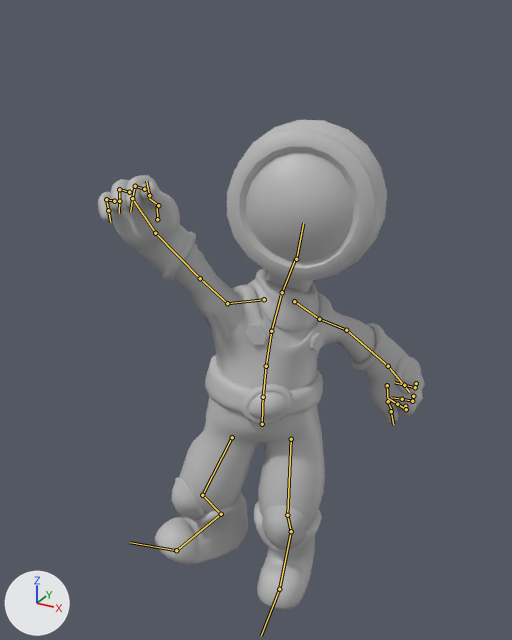
One commit to the FBX model Assets/Art/Animations/Character/Character_Victory_Jump.fbx: the scene before it, then after it.
Camera for both pictures: a camera (50 mm lens) standing at (0.898, -1.741, 1.823) and looking at (-0.052, -0.015, 0.96). Every picture has the same lights, and +X, +Y and +Z are marked at lower left. Both versions are drawn at frame 23 of the action 'Take 001'; the numbers are the values there. The bones that bend it are drawn over the model as lines.

Objects in the first picture: 'Belt1'.
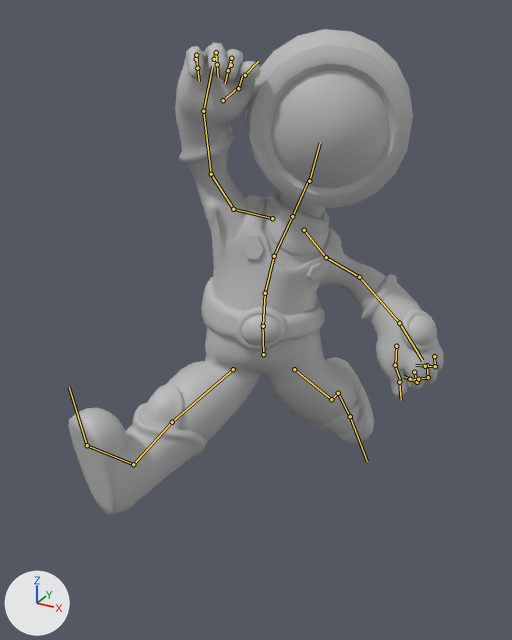
Location of each change, [x1, y1, x2, y2] in pixels of the pictures (512 x 640 px):
'Belt1', posed (15% wider)
    before: [98, 120, 425, 611]
    after: [68, 29, 444, 515]
bone 'mixamorig:Hips', root to tip
    before: (262, 424) to (263, 394)
    after: (263, 354) to (262, 322)
bone 'mixamorig:Spine', root to tip
    before: (263, 397) to (266, 366)
    after: (263, 326) to (265, 293)
bone 'mixamorig:Spine1', root to tip
    before: (266, 366) to (271, 331)
    after: (265, 293) to (274, 256)
bone 'mixamorig:Spine2', root to tip
    before: (271, 331) to (281, 295)
    after: (274, 256) to (291, 219)
bone 'mixamorig:Neck', root to tip
    before: (282, 292) to (295, 258)
    after: (292, 216) to (308, 180)
bone 'mixamorig:Head', root to tip
    before: (296, 259) to (303, 223)
    after: (309, 181) to (320, 143)
bone 'mixamorig:LeftShoulder', root to tip
    before: (294, 301) to (319, 319)
    after: (304, 230) to (326, 257)
bone 'mixamorig:LeftArm', root to tip
    before: (319, 319) to (346, 330)
    after: (326, 257) to (359, 277)
bone 'mixamorig:LeftForeArm', root to tip
    before: (346, 330) to (388, 366)
    after: (359, 277) to (399, 323)
bone 'mixamorig:LeftHand', root to tip
    before: (388, 366) to (409, 392)
    after: (399, 323) to (422, 360)
bone 'mixamorig:LeftHandIndex2', root to tip
    before: (406, 409) to (397, 404)
    after: (417, 382) to (410, 379)
bone 'mixamorig:RightShoulder', root to tip
    before: (264, 299) to (227, 303)
    after: (272, 218) to (233, 209)
bone 'mixamorig:RightArm', root to tip
    before: (227, 303) to (200, 278)
    after: (233, 209) to (211, 174)
bone 'mixamorig:RightForeArm', root to tip
    before: (200, 278) to (155, 233)
    after: (211, 174) to (203, 111)
bone 'mixamorig:RightHand', root to tip
    before: (155, 233) to (132, 198)
    after: (203, 111) to (212, 66)
bone 'mixamorig:RightHandIndex2', root to tip
    before: (135, 186) to (132, 198)
    after: (231, 58) to (228, 70)
bone 'mixamorig:LeftUpLeg', root to tip
    before: (291, 439) to (287, 515)
    after: (294, 369) to (331, 399)
bone 'mixamorig:LeftLeg', root to tip
    before: (287, 515) to (291, 531)
    after: (331, 399) to (338, 393)
bone 'mixamorig:LeftFoot', root to tip
    before: (291, 531) to (279, 589)
    after: (338, 393) to (350, 416)
bone 'mixamorig:LeftToeBase', root to tip
    before: (279, 589) to (261, 636)
    after: (350, 416) to (367, 461)
bone 'mixamorig:RightUpLeg', root to tip
    before: (232, 437) to (202, 495)
    after: (233, 369) to (172, 422)
bone 'mixamorig:RightLeg', root to tip
    before: (202, 495) to (221, 514)
    after: (172, 422) to (133, 464)
bone 'mixamorig:RightFoot', root to tip
    before: (221, 514) to (176, 550)
    after: (133, 464) to (87, 445)
bone 'mixamorig:RightToeBase', root to tip
    before: (176, 550) to (130, 542)
    after: (87, 445) to (69, 387)

What the commit changed:
Bone 'mixamorig:Hips' (bone_mixamorig_hips) moves from (-4.0, -1.0, -3.3) to (-3.9, 24.0, -3.9).
Bone 'mixamorig:Hips' (bone_mixamorig_hips) turns from (-12, 25, -1) to (-8, 22, 3) degrees about its own x, y and z.
Bone 'mixamorig:Spine' (bone_mixamorig_spine) turns from (4, 5, -3) to (3, 4, -4) degrees about its own x, y and z.
Bone 'mixamorig:Spine1' (bone_mixamorig_spine1) turns from (7, 10, -2) to (6, 8, -10) degrees about its own x, y and z.
Bone 'mixamorig:Spine2' (bone_mixamorig_spine2) turns from (7, 10, -2) to (6, 8, -10) degrees about its own x, y and z.
Bone 'mixamorig:Neck' (bone_mixamorig_neck) turns from (-16, -16, -9) to (-14, -5, -1) degrees about its own x, y and z.
Bone 'mixamorig:Head' (bone_mixamorig_head) turns from (9, -20, 9) to (11, -9, 10) degrees about its own x, y and z.
Bone 'mixamorig:LeftShoulder' (bone_mixamorig_leftshoulder) turns from (0, 5, 1) to (1, 4, -1) degrees about its own x, y and z.
Bone 'mixamorig:LeftArm' (bone_mixamorig_leftarm) turns from (-35, -21, 16) to (-43, -12, 45) degrees about its own x, y and z.
Bone 'mixamorig:LeftForeArm' (bone_mixamorig_leftforearm) turns from (30, 36, 39) to (46, 50, 55) degrees about its own x, y and z.
Bone 'mixamorig:LeftHand' (bone_mixamorig_lefthand) turns from (16, 22, 4) to (17, -1, 1) degrees about its own x, y and z.
Bone 'mixamorig:LeftHandIndex2' (bone_mixamorig_lefthandindex2) turns from (56, 10, -13) to (52, 9, -13) degrees about its own x, y and z.
Bone 'mixamorig:RightShoulder' (bone_mixamorig_rightshoulder) turns from (-19, 16, -10) to (-23, 21, -11) degrees about its own x, y and z.
Bone 'mixamorig:RightArm' (bone_mixamorig_rightarm) turns from (-68, 10, -43) to (-62, 10, -43) degrees about its own x, y and z.
Bone 'mixamorig:RightForeArm' (bone_mixamorig_rightforearm) turns from (0, 0, 0) to (6, 12, -29) degrees about its own x, y and z.
Bone 'mixamorig:RightHand' (bone_mixamorig_righthand) turns from (9, 18, -15) to (3, 25, -17) degrees about its own x, y and z.
Bone 'mixamorig:RightHandIndex2' (bone_mixamorig_righthandindex2) turns from (58, -9, 10) to (60, -9, 10) degrees about its own x, y and z.
Bone 'mixamorig:LeftUpLeg' (bone_mixamorig_leftupleg) turns from (9, 13, -4) to (-42, 6, 25) degrees about its own x, y and z.
Bone 'mixamorig:LeftLeg' (bone_mixamorig_leftleg) turns from (-42, -2, 0) to (-23, -1, 0) degrees about its own x, y and z.
Bone 'mixamorig:LeftFoot' (bone_mixamorig_leftfoot) turns from (2, 3, -1) to (-28, -1, -7) degrees about its own x, y and z.
Bone 'mixamorig:LeftToeBase' (bone_mixamorig_lefttoebase) turns from (16, 0, 0) to (0, 0, 0) degrees about its own x, y and z.
Bone 'mixamorig:RightUpLeg' (bone_mixamorig_rightupleg) turns from (-10, 39, -24) to (40, 38, -21) degrees about its own x, y and z.
Bone 'mixamorig:RightLeg' (bone_mixamorig_rightleg) turns from (-41, 1, 2) to (8, 1, 2) degrees about its own x, y and z.
Bone 'mixamorig:RightFoot' (bone_mixamorig_rightfoot) turns from (33, 14, -1) to (12, 8, -6) degrees about its own x, y and z.
Bone 'mixamorig:RightToeBase' (bone_mixamorig_righttoebase) turns from (22, 0, 0) to (0, 0, 0) degrees about its own x, y and z.
